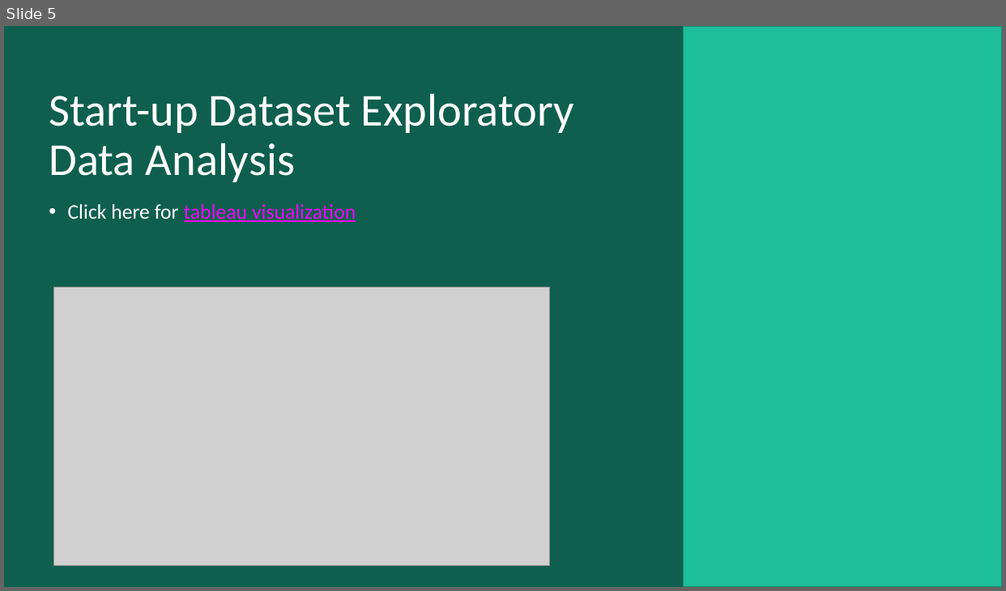
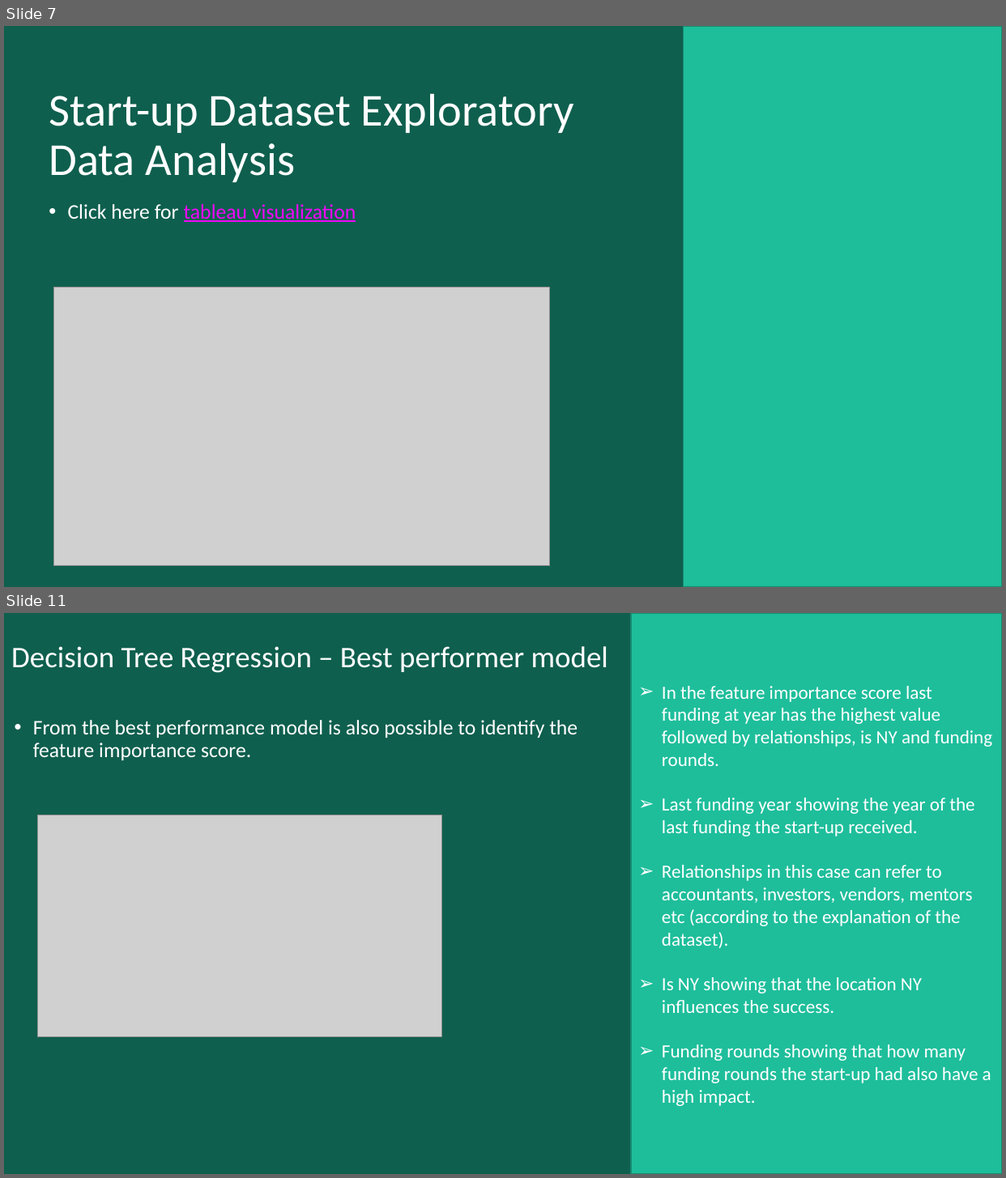
Before and after one commit to Paulabvc/startups_project, a slide deck: Final_project_startup/Presentation/final_startup.pptm. Shown one above the other, each under a label of ours: slide 5 before the commit, slides 7 and 11 after it; the slides between them are not shown. The pictures are 1006x591 and 1006x1178 pixels, drawn with LibreOffice and Linux fonts; fonts in the diff are those of the drawing; grey boxes stand for pictures; background and template pictures are left out. Boxes give left, top, right and bottom in pixels: in the first picture for what was removed or moved away, otherwise in the second. Text is boxed around its words. In the diff, an @@ line names an element or a change of style, - is before the commit and + after.

```diff
--- a/Final_project_startup/Presentation/final_startup.pptm
+++ b/Final_project_startup/Presentation/final_startup.pptm
@@ slide 11 added at (x1=4, y1=613, x2=1002, y2=1174), background picture (left out); not listed: 4 template elements that a slide beside it also shows @@
@@ rectangle added at (x1=632, y1=613, x2=1002, y2=1174), fill #1EBE9B, outline #168D73 1 pt, 18 pt, text #FFFFFF @@
+➢ In the feature importance score last funding at year has the highest value followed by relationships, is NY and funding rounds.
+➢ Last funding year showing the year of the last funding the start-up received.
+➢ Relationships in this case can refer to accountants, investors, vendors, mentors etc (according to the explanation of the dataset).
+➢ Is NY showing that the location NY influences the success.
+➢ Funding rounds showing that how many funding rounds the start-up had also have a high impact.
@@ text added at (x1=11, y1=646, x2=608, y2=673), 28.8 pt, text #FFFFFF @@
+Decision Tree Regression – Best performer model
@@ text added at (x1=33, y1=720, x2=577, y2=760), 20 pt, text #FFFFFF @@
+• From the best performance model is also possible to identify the feature importance score.
@@ picture added at (x1=38, y1=815, x2=442, y2=1037) @@
@@ what was slide 5 is now slide 7 @@
```
Also in this commit, not shown: 4 slides changed, 4 other slides added, 1 slide removed, 3 other files.
